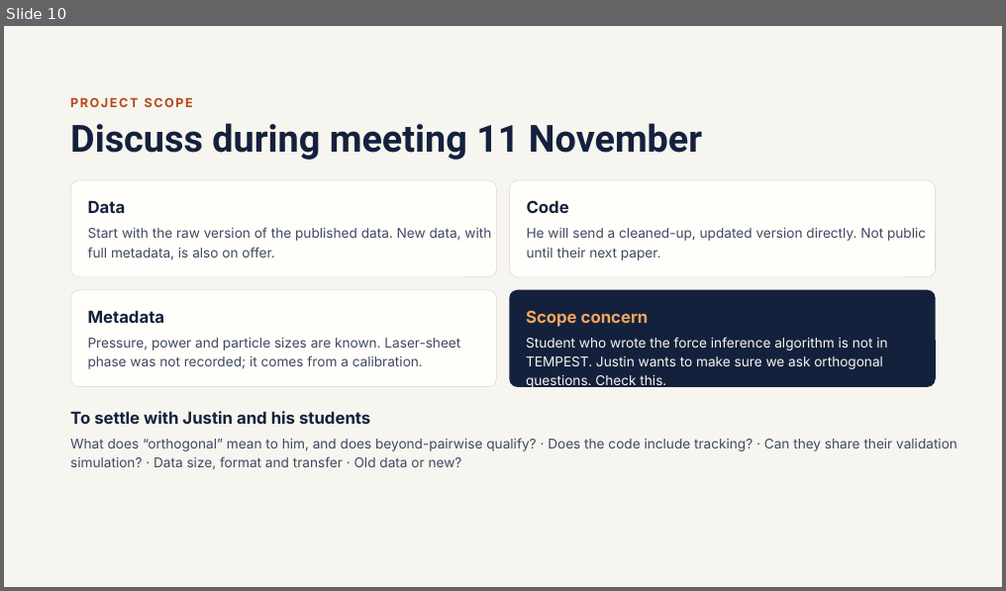
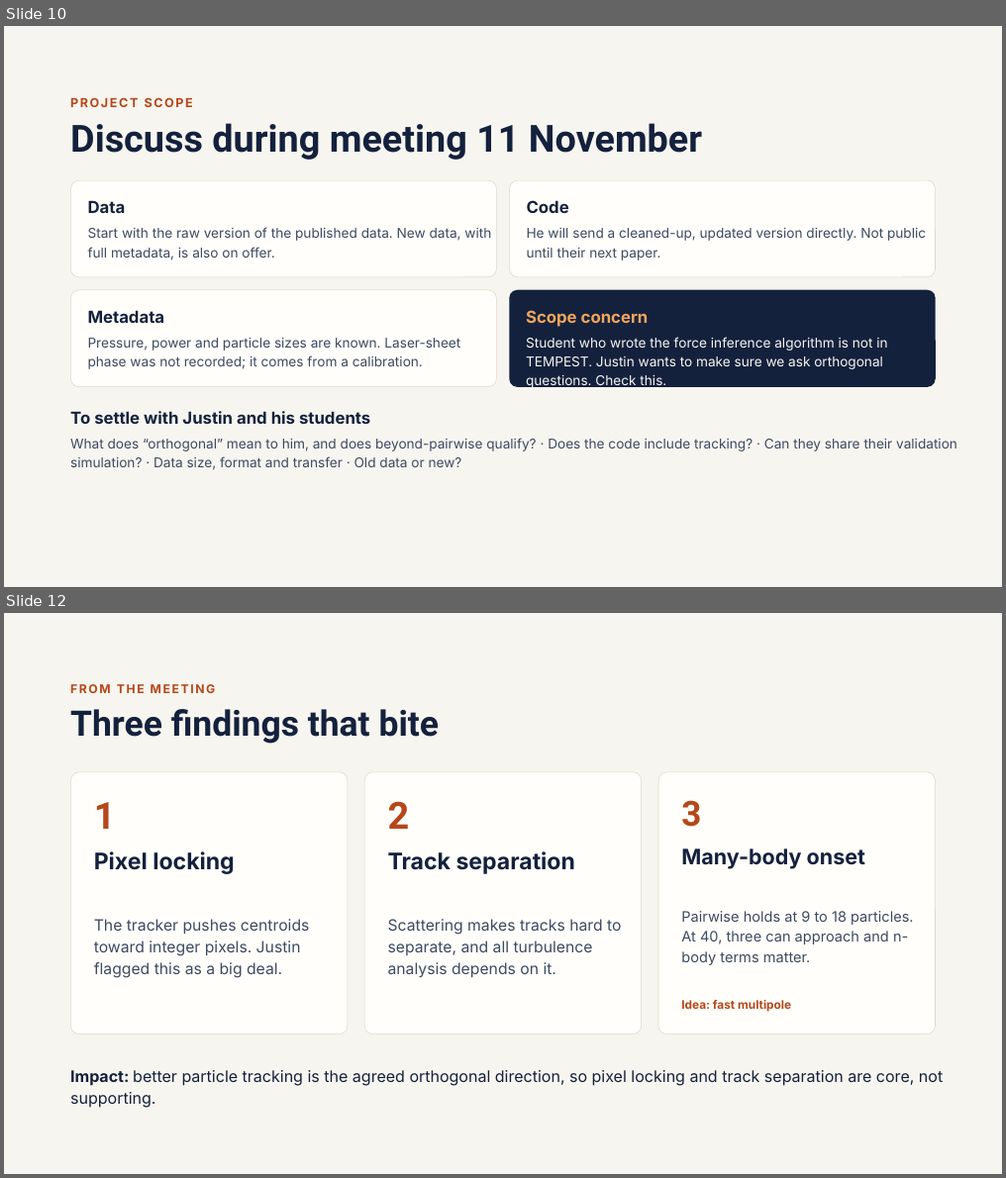
Before and after one commit to annacgilbert/TEMPEST-model-bake-off, a slide deck: shared/docs/Burton Sprint Refresher.pptx. Shown one above the other, each under a label of ours: slide 10 before the commit, slides 10 and 12 after it; the slides between them are not shown. The pictures are 1006x591 and 1006x1178 pixels, drawn with LibreOffice and Linux fonts; fonts in the diff are those of the drawing. Boxes give left, top, right and bottom in pixels: in the first picture for what was removed or moved away, otherwise in the second. Text is boxed around its words. In the diff, an @@ line names an element or a change of style, - is before the commit and + after.

```diff
--- a/shared/docs/Burton Sprint Refresher.pptx
+++ b/shared/docs/Burton Sprint Refresher.pptx
@@ slide 12 added at (x1=4, y1=613, x2=1002, y2=1174), background #F7F5EF @@
@@ text added at (x1=70, y1=684, x2=216, y2=693), 11.6 pt, text #B5471A, bold @@
+FROM THE MEETING
@@ title added at (x1=70, y1=709, x2=439, y2=744), 33.9 pt, text #14213D, bold @@
+Three findings that bite
@@ rounded rectangle added at (x1=70, y1=772, x2=348, y2=1035), fill #FFFEFA, outline #DDD8CB 0.5 pt @@
@@ rounded rectangle added at (x1=364, y1=772, x2=642, y2=1035), fill #FFFEFA, outline #DDD8CB 0.5 pt @@
@@ rounded rectangle added at (x1=658, y1=772, x2=936, y2=1035), fill #FFFEFA, outline #DDD8CB 0.5 pt @@
@@ text added at (x1=94, y1=802, x2=116, y2=829), 36 pt, text #B5471A, bold @@
+1
@@ text added at (x1=388, y1=801, x2=410, y2=829), 36 pt, text #B5471A, bold @@
+2
@@ text added at (x1=681, y1=800, x2=701, y2=827), 33.4 pt, text #B5471A, bold @@
+3
@@ text added at (x1=681, y1=849, x2=865, y2=869), 20.5 pt, text #14213D, bold @@
+Many-body onset
@@ text added at (x1=94, y1=852, x2=235, y2=874), 22 pt, text #14213D, bold @@
+Pixel locking
@@ text added at (x1=388, y1=852, x2=575, y2=874), 22 pt, text #14213D, bold @@
+Track separation
@@ text added at (x1=94, y1=919, x2=309, y2=978), 15 pt, text #3D4A63 @@
+The tracker pushes centroids toward integer pixels. Justin flagged this as a big deal.
@@ text added at (x1=388, y1=919, x2=621, y2=978), 15 pt, text #3D4A63 @@
+Scattering makes tracks hard to separate, and all turbulence analysis depends on it.
@@ text added at (x1=681, y1=911, x2=914, y2=965), 13.9 pt, text #3D4A63 @@
+Pairwise holds at 9 to 18 particles. At 40, three can approach and n-body terms matter.
@@ text added at (x1=681, y1=1000, x2=791, y2=1012), 11.3 pt, text #B5471A, bold @@
+Idea: fast multipole
@@ text added at (x1=70, y1=1070, x2=943, y2=1108), 15.2 pt, text #14213D @@
+Impact: better particle tracking is the agreed orthogonal direction, so pixel locking and track separation are core, not supporting.
```
Also in this commit, not shown: 2 other slides added.
